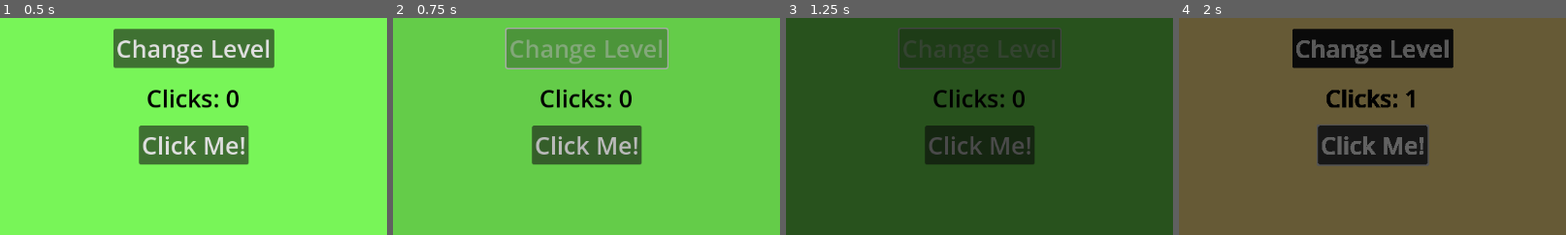
Above: before the commit, frames 1-4 (left to right).
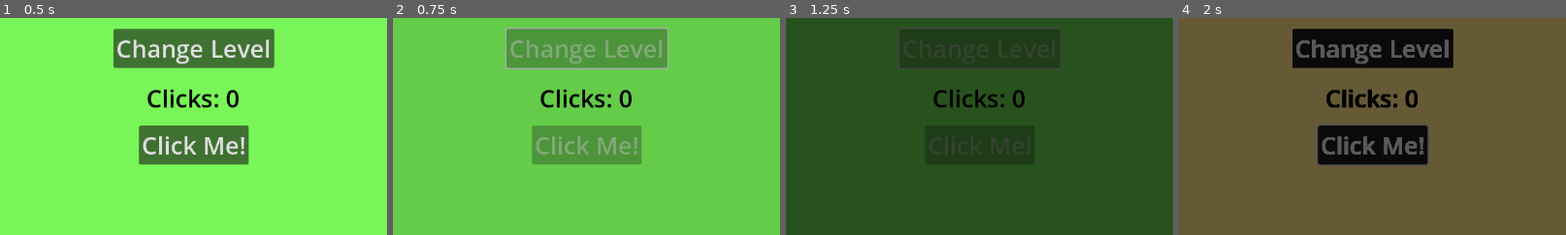
Above: after the commit, the same moments.

Repository: JaziriGaming/Scene_Manager
Game: Godot game, scene res://Scenes/main_scene.tscn
The game is run twice, just before and just after one commit, with the same random seed, the same clock (stepped at 60 frames per second) and the same inputs. The project has no main scene, so this scene is started directly.
Inputs (mouse positions are % of the whole screen's width and height, from its top left):
- Up to frame 1 (0.5 s): no input
- Up to frame 2 (0.75 s): click "Change Level" at 0.5 s
- Up to frame 3 (1.25 s): no input
- Up to frame 4 (2 s): click (50, 78) at 1.25 s, where only the run before the commit has a clickable "Click Me!"
The pictures show only the part of the screen within x 25-75%, y 49-98%; the shares and areas given below are measured in that part.

Frame 1 is identical in both runs. In frame 2, 5.0% of the frame differs, in the area x 35-65%, y 49-68%; in frame 3, 0.5%; in frame 4, 0.2%.

Commit message:
Fixed enable/disable_all_buttons

Diff:
--- a/Scenes/desert_level.gd
+++ b/Scenes/desert_level.gd
@@ -8,11 +8,13 @@
 	$Clicks.text = "Clicks: " + str(scene_parameters.clicks)
 
 func enable_all_buttons():
-	$Button.disabled = false
+	$change_scene_button.disabled = false
+	$clicks_btn.disabled = false
 
 
 func disable_all_buttons():
-	$Button.disabled = true
+	$change_scene_button.disabled = true
+	$clicks_btn.disabled = true
 
 
 func _on_button_pressed():
--- a/Scenes/desert_level.tscn
+++ b/Scenes/desert_level.tscn
@@ -34,7 +34,7 @@
 theme_override_font_sizes/font_size = 60
 text = "Desert Level"
 
-[node name="Button" type="Button" parent="."]
+[node name="change_scene_button" type="Button" parent="."]
 layout_mode = 1
 anchors_preset = 8
 anchor_left = 0.5
@@ -81,7 +81,8 @@
 grow_horizontal = 2
 grow_vertical = 2
 theme_override_font_sizes/font_size = 36
+disabled = true
 text = "Click Me!"
 
-[connection signal="pressed" from="Button" to="." method="_on_button_pressed"]
+[connection signal="pressed" from="change_scene_button" to="." method="_on_button_pressed"]
 [connection signal="pressed" from="clicks_btn" to="." method="_on_clicks_btn_pressed"]
--- a/Scenes/grass_level.gd
+++ b/Scenes/grass_level.gd
@@ -4,15 +4,19 @@
 	"clicks": 0
 }
 
+func _ready():
+	enable_all_buttons()
+
 func setup_scene():
 	$Clicks.text = "Clicks: " + str(scene_parameters.clicks)
 
 func enable_all_buttons():
 	$change_scenes_btn.disabled = false
-
+	$clicks_btn.disabled = false
 
 func disable_all_buttons():
 	$change_scenes_btn.disabled = true
+	$clicks_btn.disabled = true
 
 
 func _on_button_pressed():
--- a/Scenes/grass_level.tscn
+++ b/Scenes/grass_level.tscn
@@ -81,6 +81,7 @@
 grow_horizontal = 2
 grow_vertical = 2
 theme_override_font_sizes/font_size = 36
+disabled = true
 text = "Click Me!"
 
 [connection signal="pressed" from="change_scenes_btn" to="." method="_on_button_pressed"]
